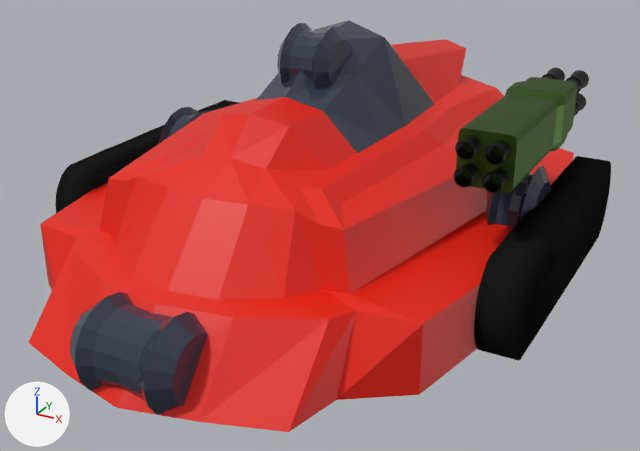
Before and after pictures for a commit that changed the Blender file artwork/bots/bot-1.blend.
Rendered twice from a camera (50 mm lens) standing at (1.198, -2.313, 1.193) and looking at (0.022, -0.175, 0.124). Every picture has the same lights, and +X, +Y and +Z are marked at lower left.

The first picture shows 'BotBody1', 'BotTransportDoubleTracks', 'BotTransportTracks', 'BotTransportWheels', 'BotTurretFront', 'BotTurretFront.001', 'BotTurretFront.002', 'WeaponRocketBarrels', 'WeaponRocketOuter'.
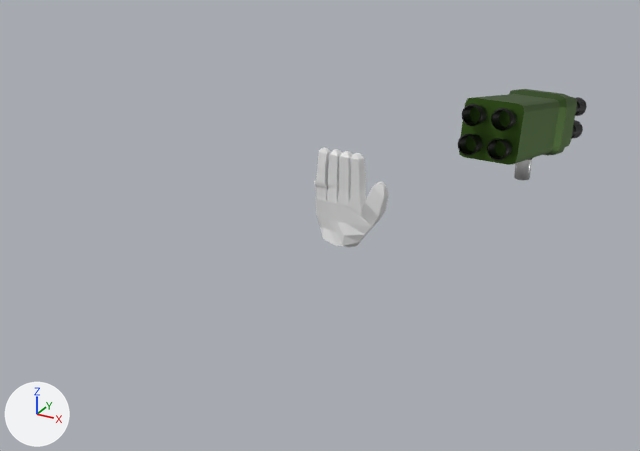
Commit message: Add base fist

ob_weaponrocketcontrolempty is not drawn itself; it is the parent of ob_weaponrocketouter, ob_weaponrocketbarrels.

Changed parts and their boxes [x1, y1, x2, y2] in the pictures (640 x 451 px):
```json
{"object": "BotBody1", "change": "deleted", "before": [28, 20, 574, 432], "on screen": "red"}
{"object": "BotTransportTracks", "change": "deleted", "before": [55, 100, 611, 361], "on screen": "black"}
{"object": "BotTurretFront", "change": "deleted", "before": [70, 292, 208, 415], "on screen": "blue"}
{"object": "WeaponRocketOuter", "change": "turned", "before": [456, 77, 577, 193], "after": [459, 89, 577, 165]}
{"object": "Hand", "change": "added", "after": [314, 147, 388, 247]}
{"object": "BotTransportDoubleTracks", "change": "deleted", "before": [82, 103, 605, 354], "on screen": "black"}
{"object": "BotTurretFront.002", "change": "deleted", "before": [277, 23, 353, 89]}
{"object": "WeaponRocketBarrels", "change": "turned", "before": [453, 67, 589, 193], "after": [458, 97, 587, 161]}
{"object": "BotTurretFront.001", "change": "deleted", "before": [158, 107, 551, 228]}
{"object": "BotTransportWheels", "change": "deleted", "before": [116, 154, 590, 334]}
```

The change, as JSON lines over the scene's bpy script:
```json
{"op": "add", "block": "me_cube_004", "code": ["me_cube_004 = bpy.data.meshes.new('Cube.004')", "me_cube_004.from_pydata(...)  # 315 vertices, 310 faces; spans x -0.97..1.56, y -1.27..2.72, z -0.72..2.49"]}
{"op": "remove", "block": "ob_botbody1", "code": ["ob_botbody1 = bpy.data.objects.new('BotBody1', me_cube)", "ob_botbody1.location = (0.0, -0.047, 0.5)", "ob_botbody1.scale = (0.8, 1.0, 0.5)", "_m = ob_botbody1.modifiers.new('Mirror', 'MIRROR')", "_m.use_clip = True"]}
{"op": "remove", "block": "ob_bottransportwheels", "code": ["ob_bottransportwheels = bpy.data.objects.new('BotTransportWheels', me_cylinder)", "ob_bottransportwheels.location = (0.0, 0.0, 0.0)", "ob_bottransportwheels.rotation_euler = (0.0, 1.571, 0.0)  # degrees (0, 90, 0)", "ob_bottransportwheels.scale = (0.133, 0.1, 0.1)", "_m = ob_bottransportwheels.modifiers.new('Mirror', 'MIRROR')", "_m.use_axis = (False, True, True)"]}
{"op": "remove", "block": "ob_bottransportdoubletracks", "code": ["ob_bottransportdoubletracks = bpy.data.objects.new('BotTransportDoubleTracks', me_cylinder_001)", "ob_bottransportdoubletracks.location = (0.0, 0.0, 0.0)", "ob_bottransportdoubletracks.rotation_euler = (0.0, 1.571, 0.0)  # degrees (0, 90, 0)", "ob_bottransportdoubletracks.scale = (0.133, 0.1, 0.1)", "_m = ob_bottransportdoubletracks.modifiers.new('Mirror', 'MIRROR')", "_m.use_axis = (False, True, True)"]}
{"op": "remove", "block": "ob_bottransporttracks", "code": ["ob_bottransporttracks = bpy.data.objects.new('BotTransportTracks', me_cylinder_002)", "ob_bottransporttracks.location = (0.0, 0.0, 0.0)", "ob_bottransporttracks.rotation_euler = (0.0, 1.571, 0.0)  # degrees (0, 90, 0)", "ob_bottransporttracks.scale = (0.133, 0.1, 0.1)", "_m = ob_bottransporttracks.modifiers.new('Mirror', 'MIRROR')", "_m.use_axis = (False, False, True)"]}
{"op": "remove", "block": "ob_botturretfront", "code": ["ob_botturretfront = bpy.data.objects.new('BotTurretFront', me_cylinder_003)", "ob_botturretfront.location = (0.0, -0.975, 0.108)", "ob_botturretfront.scale = (1.2, 1.2, 1.2)", "_m = ob_botturretfront.modifiers.new('Mirror', 'MIRROR')"]}
{"op": "remove", "block": "ob_botturretfront_001", "code": ["ob_botturretfront_001 = bpy.data.objects.new('BotTurretFront.001', me_cylinder_004)", "ob_botturretfront_001.location = (0.0, 0.0, 0.0)", "ob_botturretfront_001.scale = (0.532, 1.41, 1.41)", "_m = ob_botturretfront_001.modifiers.new('Mirror', 'MIRROR')"]}
{"op": "remove", "block": "ob_botturretfront_002", "code": ["ob_botturretfront_002 = bpy.data.objects.new('BotTurretFront.002', me_cylinder_005)", "ob_botturretfront_002.location = (0.0, -0.16, 0.611)", "ob_botturretfront_002.scale = (0.664, 1.06, 1.06)", "_m = ob_botturretfront_002.modifiers.new('Mirror', 'MIRROR')"]}
{"op": "set", "path": "ob_weaponrocketcontrolempty.rotation_euler", "old": "(0.0, 0.0, 0.0)", "new": "(-0.209, 0.0, 0.0)", "note": "degrees (0, 0, 0) -> degrees (-12, 0, 0)"}
{"op": "add", "block": "ob_hand", "code": ["ob_hand = bpy.data.objects.new('Hand', me_cube_004)", "ob_hand.location = (0.0, 0.0, 0.054)", "ob_hand.scale = (0.1, 0.025, 0.1)"]}
```
